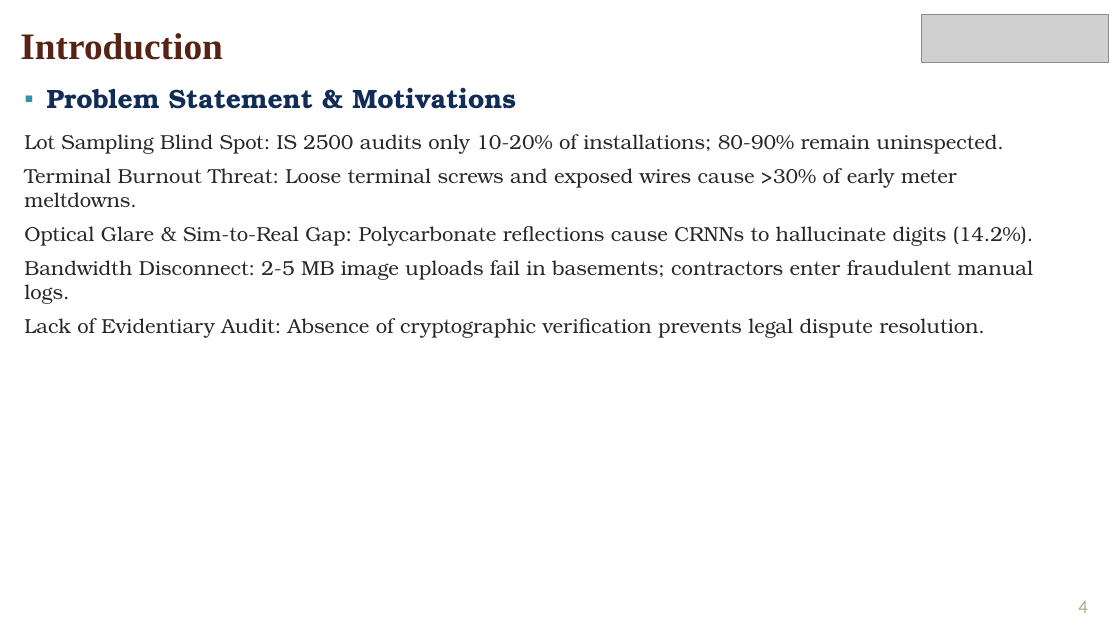
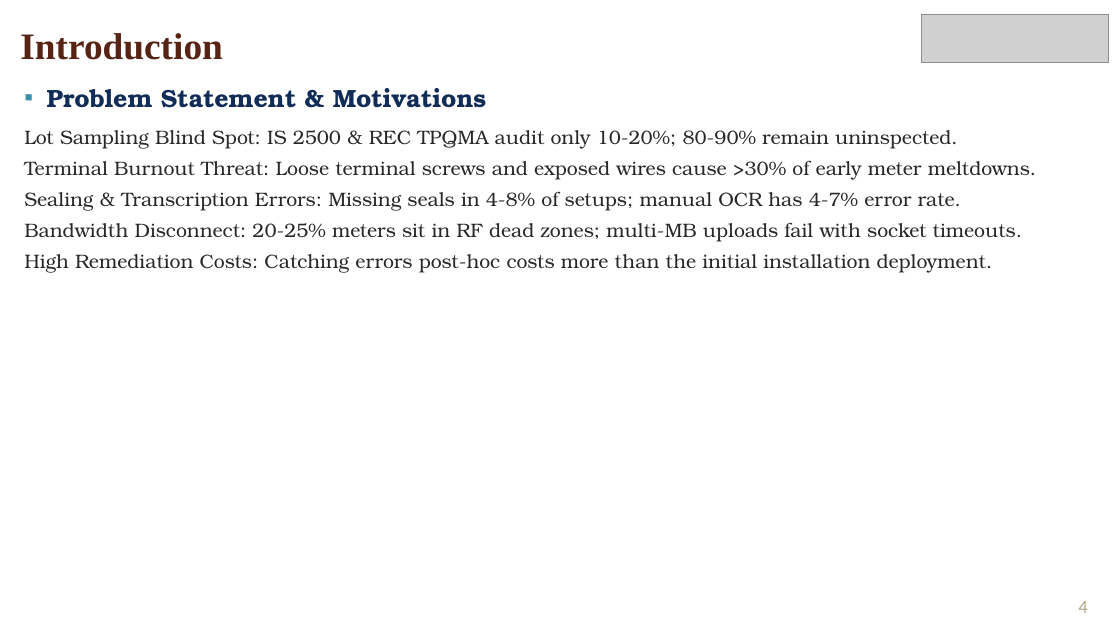
Before and after one commit to frankmathewsajan/psychic-spark, a slide deck: slide 4 of docs/presentation/Capstone_Final_Review_Presentation.pptx. Drawn at 1120x630 pixels with LibreOffice and Linux fonts; fonts in the diff are those of the drawing; grey boxes stand for pictures; background and template pictures are left out. Boxes give left, top, right and bottom in pixels: in the first picture for what was removed or moved away, otherwise in the second. Text is boxed around its words. In the diff, an @@ line names an element or a change of style, - is before the commit and + after.

```diff
--- a/docs/presentation/Capstone_Final_Review_Presentation.pptx
+++ b/docs/presentation/Capstone_Final_Review_Presentation.pptx
@@ text at (24, 88, 1036, 180): size 17 to 16 pt in "Problem Statement & Motivations"; size 13 to 12.5 pt in "Terminal Burnout Threat: Loose terminal screws and ..."; less space between paragraphs @@
@@ text at (24, 130, 957, 149): text changed; size 13 to 12.5 pt @@
-Lot Sampling Blind Spot: IS 2500 audits only 10-20% of installations; 80-90% remain uninspected.
+Lot Sampling Blind Spot: IS 2500 & REC TPQMA audit only 10-20%; 80-90% remain uninspected.
@@ text at (24, 192, 1022, 273): text changed; size 13 to 12.5 pt @@
-Optical Glare & Sim-to-Real Gap: Polycarbonate reflections cause CRNNs to hallucinate digits (14.2%).
-Bandwidth Disconnect: 2-5 MB image uploads fail in basements; contractors enter fraudulent manual logs.
-Lack of Evidentiary Audit: Absence of cryptographic verification prevents legal dispute resolution.
+Sealing & Transcription Errors: Missing seals in 4-8% of setups; manual OCR has 4-7% error rate.
+Bandwidth Disconnect: 20-25% meters sit in RF dead zones; multi-MB uploads fail with socket timeouts.
+High Remediation Costs: Catching errors post-hoc costs more than the initial installation deployment.
```
Also in this commit, not shown: 13 other slides changed, 4 other files.
